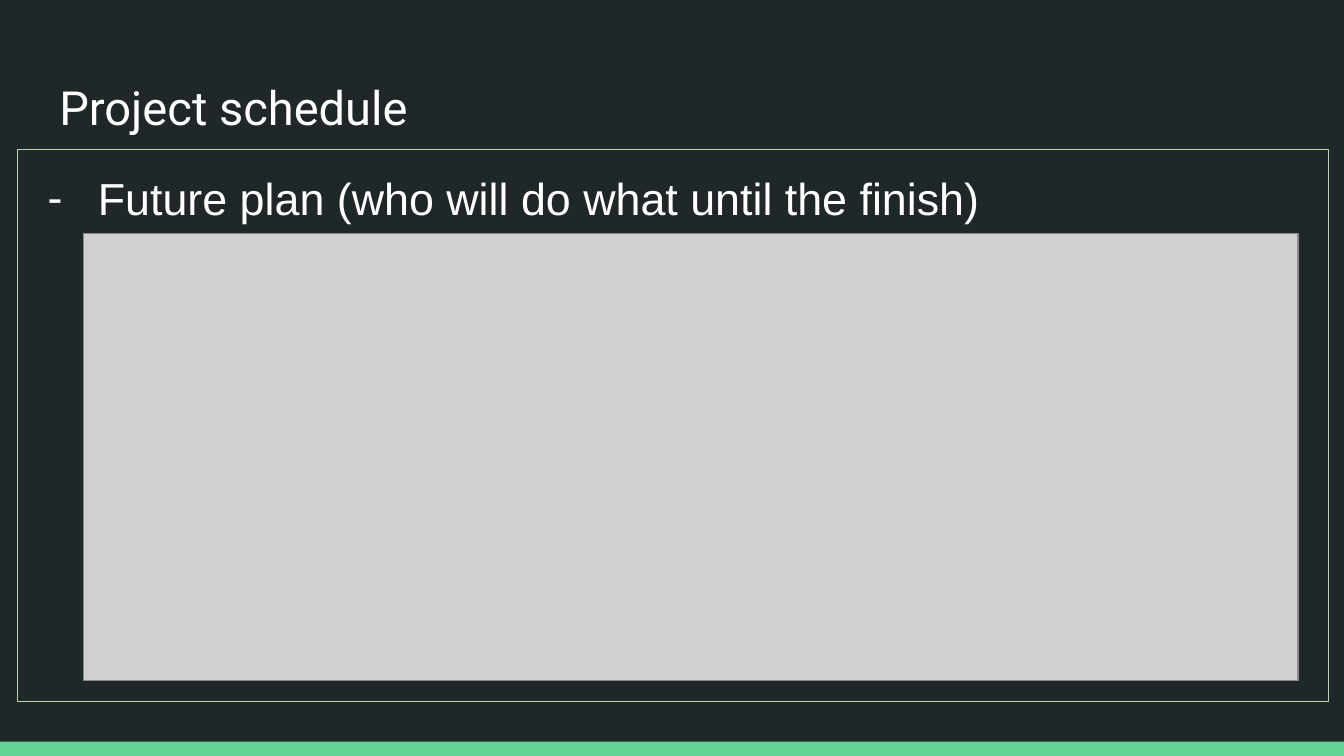
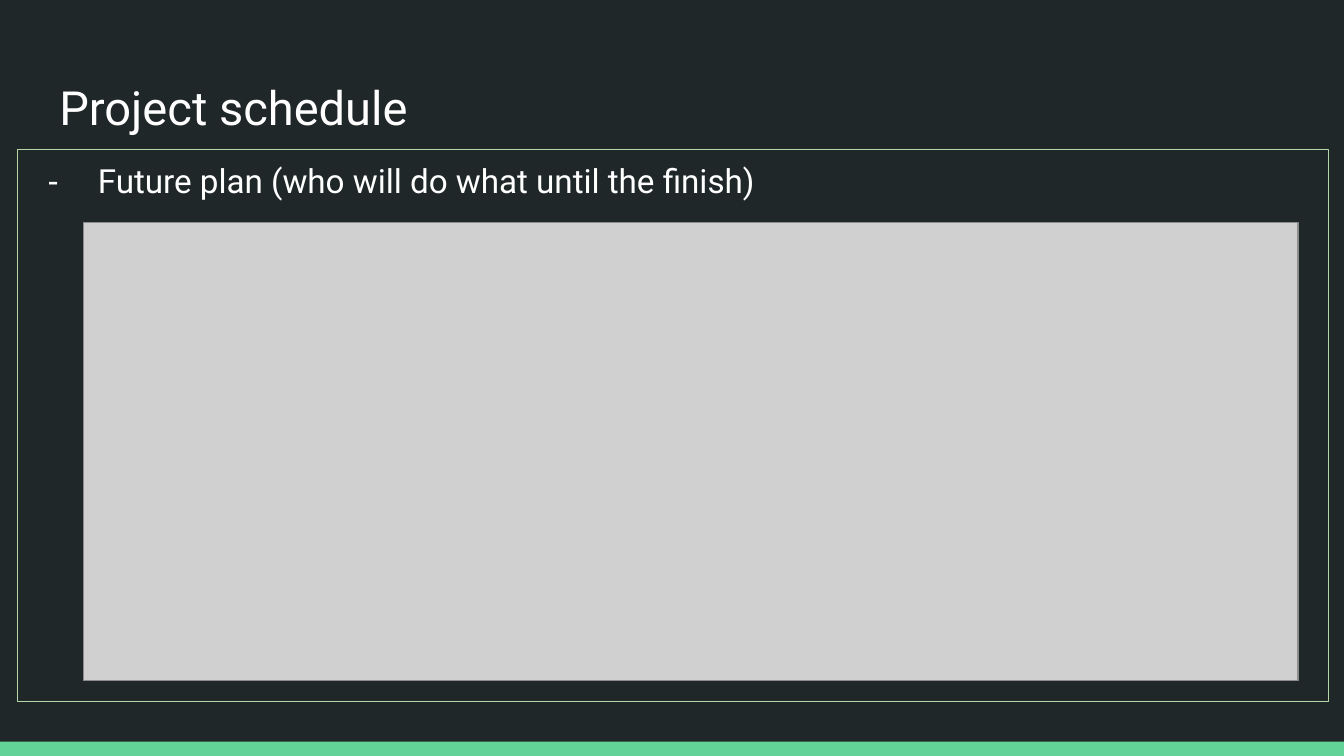
Before and after one commit to JinhwanSul/GuardianEyes, a slide deck: slide 10 of slides/Guardian eyes Midterm presentation.pptx. Drawn at 1344x756 pixels with LibreOffice and Linux fonts; fonts in the diff are those of the drawing; grey boxes stand for pictures. Boxes give left, top, right and bottom in pixels: in the first picture for what was removed or moved away, otherwise in the second. Text is boxed around its words. In the diff, an @@ line names an element or a change of style, - is before the commit and + after.

```diff
--- a/slides/Guardian eyes Midterm presentation.pptx
+++ b/slides/Guardian eyes Midterm presentation.pptx
@@ text "Future plan (who will do ..." at <box>17,149,1329,702</box>: size 24 to 17.8 pt, font Arial to Roboto; line spacing 1.15 to 0.95 @@
@@ picture: place and size @@
-picture at <box>83,234,1298,681</box>
+picture at <box>83,223,1298,681</box>
```
Also in this commit, not shown: 10 other slides changed, 1 other file.
